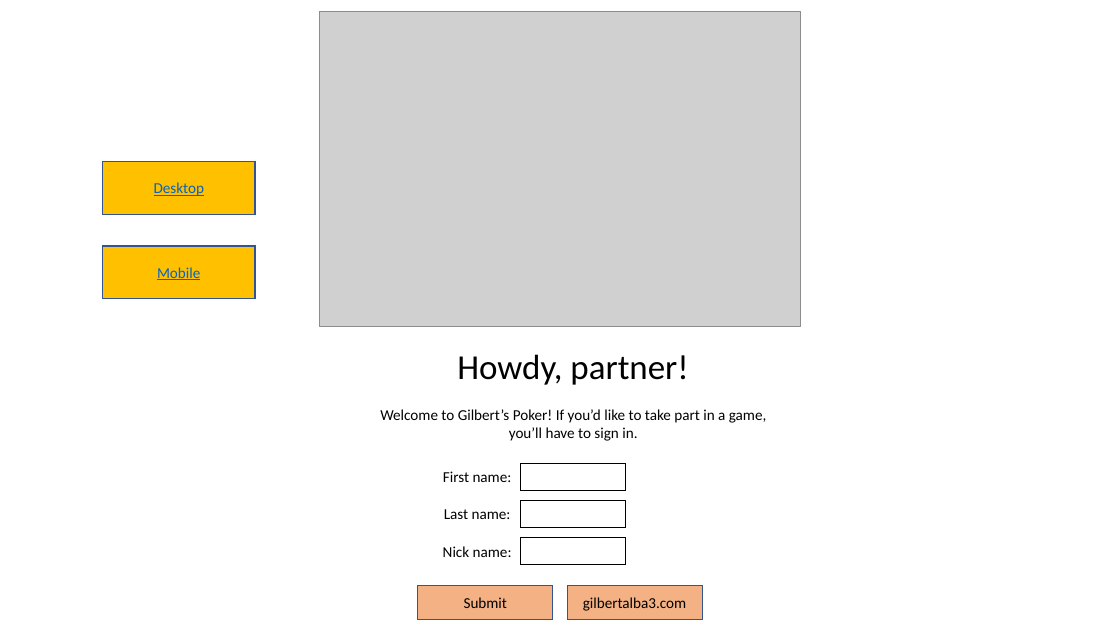
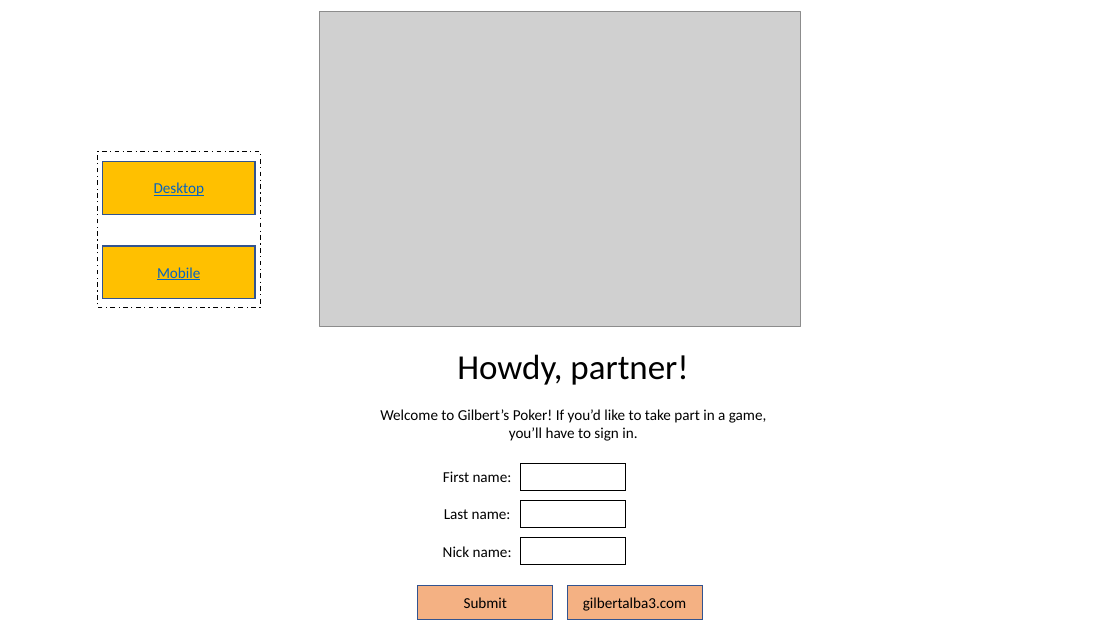
Before and after one commit to galba2/Poker_Website, a slide deck: slide 2 of Gilbert’s Poker Wireframe.pptx. Drawn at 1120x630 pixels with LibreOffice and Linux fonts; fonts in the diff are those of the drawing; grey boxes stand for pictures. Boxes give left, top, right and bottom in pixels: in the first picture for what was removed or moved away, otherwise in the second. Text is boxed around its words. In the diff, an @@ line names an element or a change of style, - is before the commit and + after.

```diff
--- a/Gilbert’s Poker Wireframe.pptx
+++ b/Gilbert’s Poker Wireframe.pptx
@@ rectangle added at bbox=[97, 152, 260, 308], fill #FFFFFF, outline #000000 1 pt dashed @@
```
Also in this commit, not shown: 2 other slides changed, 1 other file.
